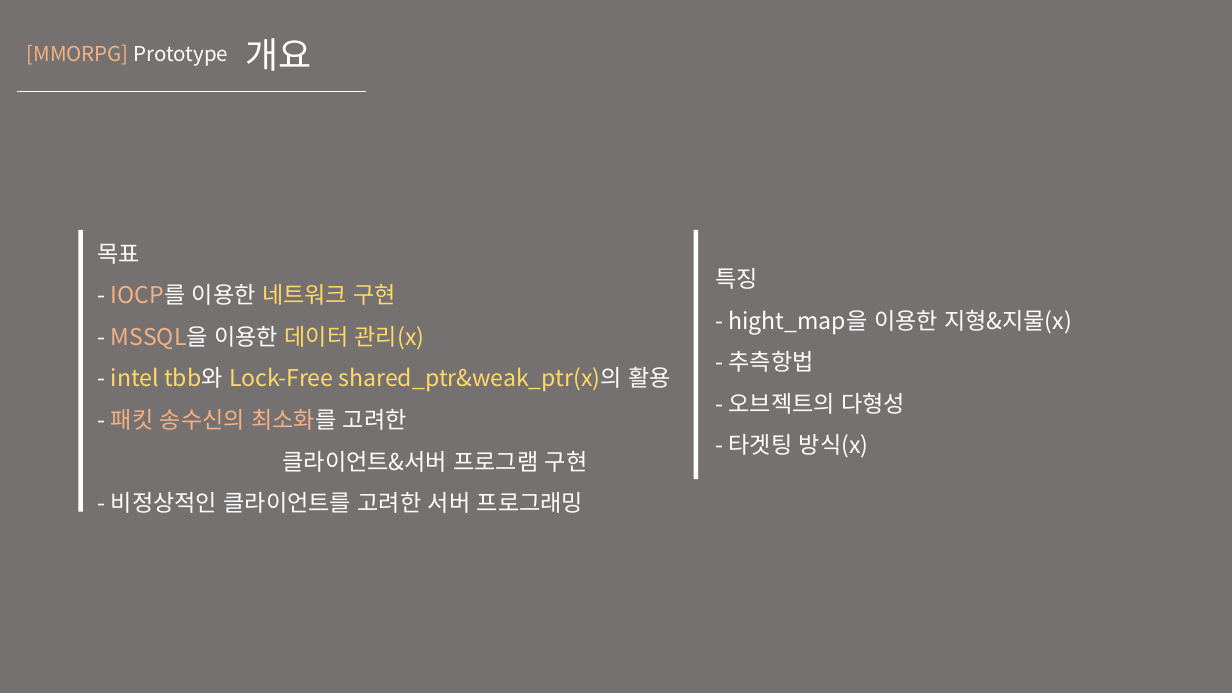
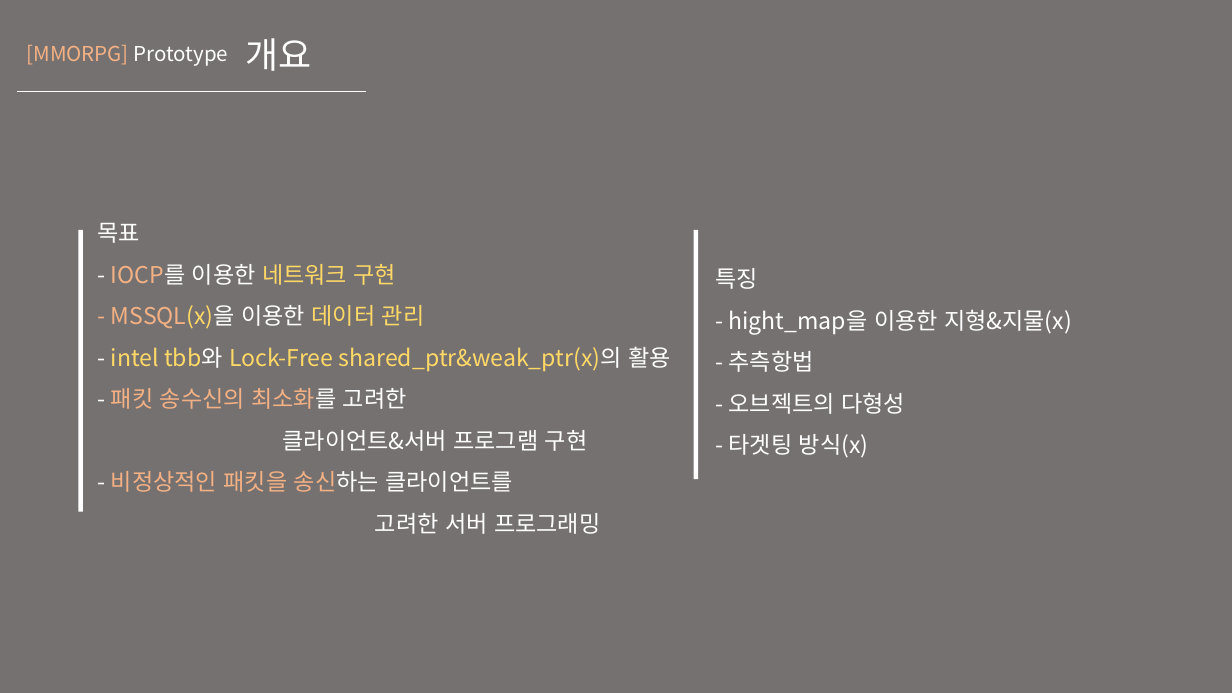
Before and after one commit to KU-t/1920-thesis, a slide deck: slide 13 of 취업지도/포트폴리오/포트폴리오 ver.12.pptx. Drawn at 1232x693 pixels with LibreOffice and Linux fonts; fonts in the diff are those of the drawing. Boxes give left, top, right and bottom in pixels: in the first picture for what was removed or moved away, otherwise in the second. Text is boxed around its words. In the diff, an @@ line names an element or a change of style, - is before the commit and + after.

```diff
--- a/취업지도/포트폴리오/포트폴리오 ver.12.pptx
+++ b/취업지도/포트폴리오/포트폴리오 ver.12.pptx
@@ text at <box>111,305,425,328</box>: text changed @@
-- MSSQL을 이용한 데이터 관리(x)
+- MSSQL(x)을 이용한 데이터 관리
@@ text at <box>111,471,600,534</box>: text changed @@
-- 비정상적인 클라이언트를 고려한 서버 프로그래밍
+- 비정상적인 패킷을 송신하는 클라이언트를
+고려한 서버 프로그래밍
```
Also in this commit, not shown: 17 other slides changed, 6 slides added.
